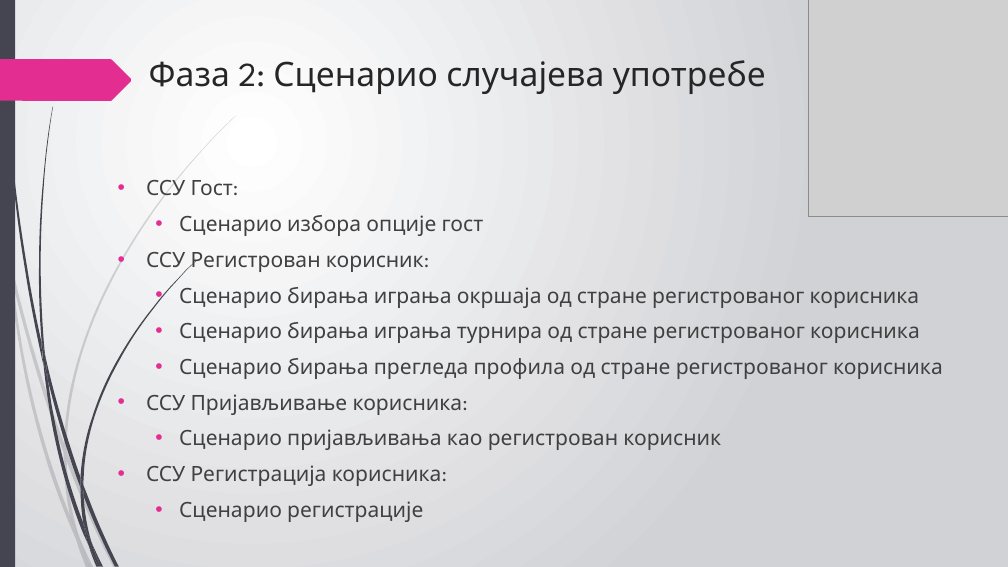
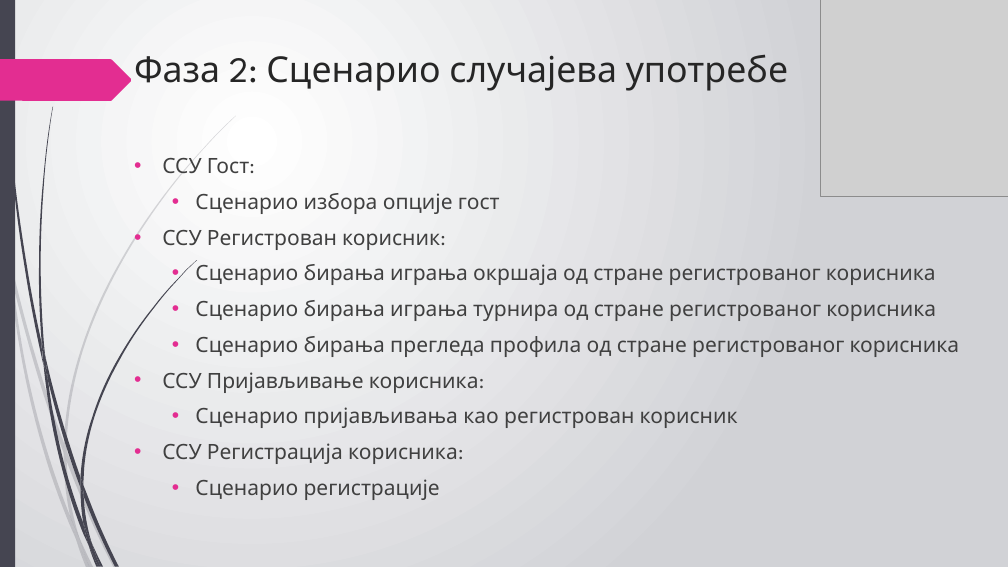
Before and after one commit to sanjaadrobnjak/psi-projekat, a slide deck: slide 4 of Dokumentacija/Mreza znanja.pptx. Drawn at 1008x567 pixels with LibreOffice and Linux fonts; fonts in the diff are those of the drawing; grey boxes stand for pictures. Boxes give left, top, right and bottom in pixels: in the first picture for what was removed or moved away, otherwise in the second. Text is boxed around its words. In the diff, an @@ line names an element or a change of style, - is before the commit and + after.

```diff
--- a/Dokumentacija/Mreza znanja.pptx
+++ b/Dokumentacija/Mreza znanja.pptx
@@ picture resized from (x1=808, y1=0, x2=1008, y2=217) to (x1=820, y1=0, x2=1008, y2=197) @@
@@ title "Фаза 2: Сценарио случајева употребе" moved from (x1=149, y1=60, x2=766, y2=94) to (x1=134, y1=54, x2=788, y2=91) @@
@@ title "Фаза 2: Сценарио случајева употребе" at (x1=134, y1=54, x2=788, y2=91): size 32 to 34 pt @@
@@ text "ССУ Гост:" moved from (x1=146, y1=180, x2=943, y2=522) to (x1=162, y1=158, x2=960, y2=500) @@
```
Also in this commit, not shown: 10 other slides changed.
